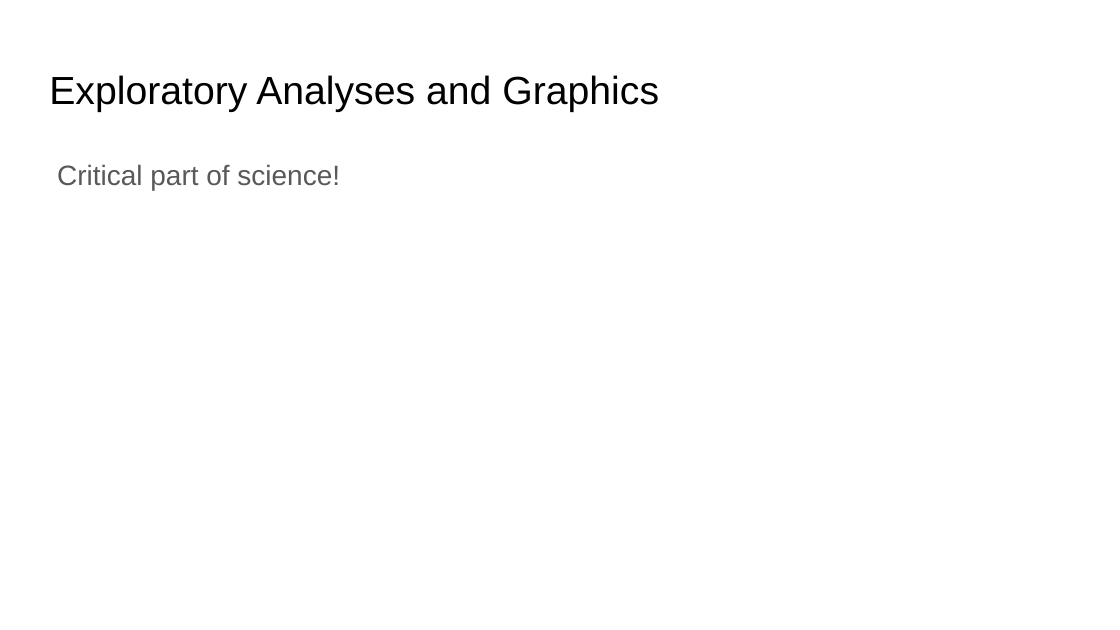
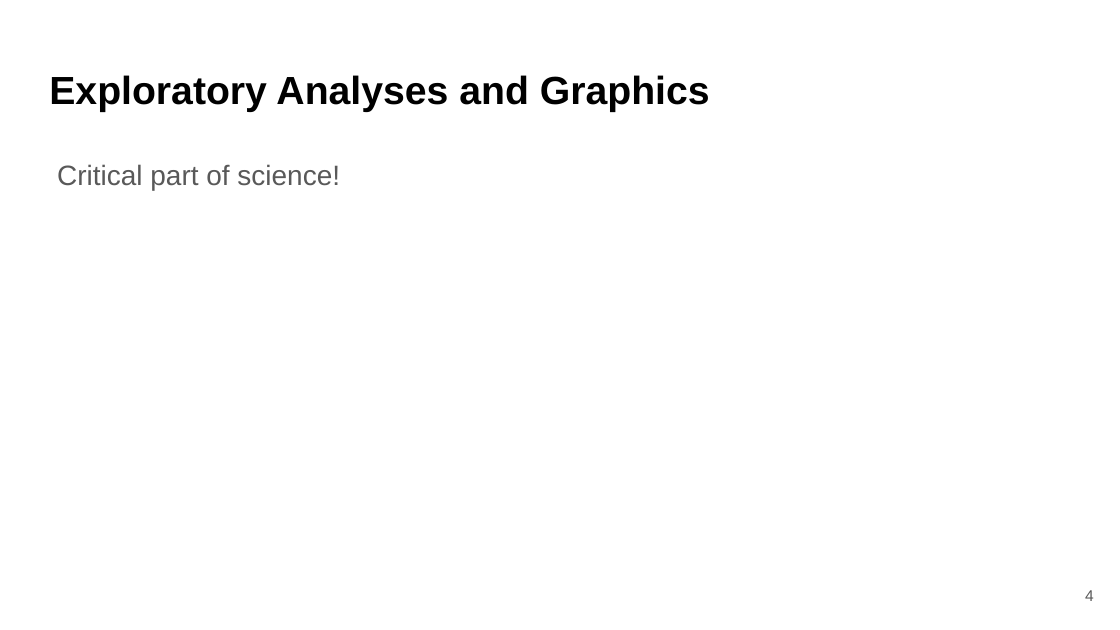
Before and after one commit to bmaitner/biometry_course, a slide deck: slide 4 of lectures/Lecture_05_exploratory_analyses_I.pptx. Drawn at 1120x630 pixels with LibreOffice and Linux fonts; fonts in the diff are those of the drawing. Boxes give left, top, right and bottom in pixels: in the first picture for what was removed or moved away, otherwise in the second. Text is boxed around its words. In the diff, an @@ line names an element or a change of style, - is before the commit and + after.

```diff
--- a/lectures/Lecture_05_exploratory_analyses_I.pptx
+++ b/lectures/Lecture_05_exploratory_analyses_I.pptx
@@ title "Exploratory Analyses and Graphics" at bbox=[49, 75, 710, 112]: bold on @@
@@ page number added at bbox=[1085, 590, 1094, 601], 10 pt, text #595959 @@
+4
```
Also in this commit, not shown: 5 other slides changed, 22 slides added, 1 other file.
